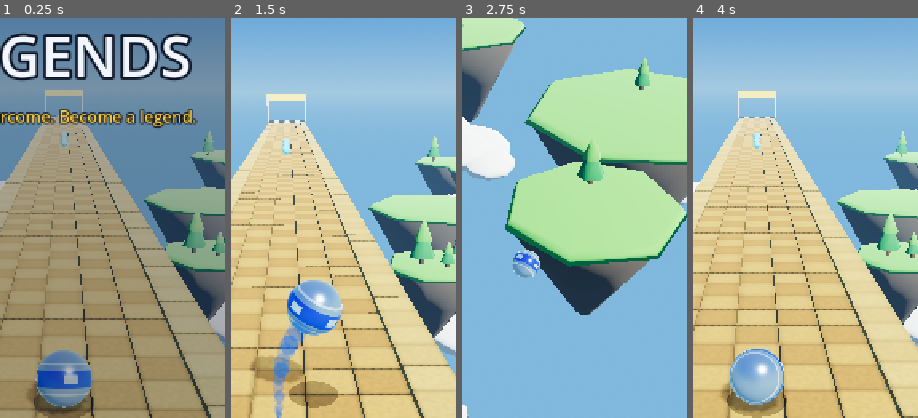
Above: before the commit, frames 1-4 (left to right).
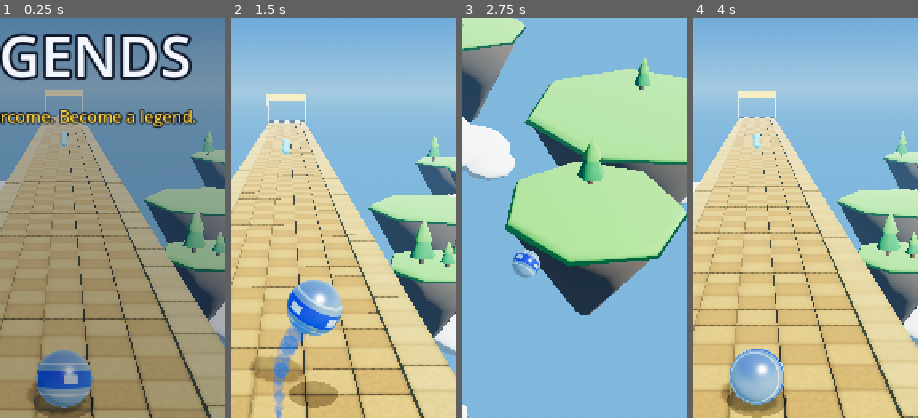
Above: after the commit, the same moments.

Repository: Shokhjakhon05/rolling-legends
Game: Godot game, scene res://scenes/main.tscn
The game is run twice, just before and just after one commit, with the same random seed, the same clock (stepped at 60 frames per second) and the same inputs.
Inputs (mouse positions are % of the whole screen's width and height, from its top left):
- Up to frame 1 (0.25 s): no input
- Up to frame 2 (1.5 s): click "▶ Play · Level 1" at 0.5 s; tap Enter (ui_accept) at 1.25 s; move the mouse to (72, 45) at 1.27 s; hold Right (ui_right) from 1.28 s (still down); click (72, 45) at 1.42 s
- Up to frame 3 (2.75 s): tap Enter (ui_accept) at 1.52 s; release Right (ui_right) at 2 s; drag from (30, 55) to (45, 70) at 2.02 s
- Up to frame 4 (4 s): click "II" at 2.75 s; click "Restart" at 3.5 s
The pictures show only the part of the screen within x 36-86%, y 19-69%; the shares and areas given below are measured in that part.

The runs differ from the first frame. In frame 1, less than 0.1% of the frame differs, in the area x 15-42%, y 86-98%; in frame 2, less than 0.1%, in the area x 9-50%, y 68-89%; in frame 3, less than 0.1%; in frame 4, less than 0.1%.

Commit message:
Balls as models (Solar Gold, Neon Reactor, Obsidian Core), ad ids chosen per build, reward tests
Co-Authored-By: Claude Opus 5.5 <noreply@anthropic.com>

Diff:
--- a/scripts/app.gd
+++ b/scripts/app.gd
@@ -337,6 +337,9 @@
 		elif arg.begins_with("--lang="):
 			Progress.language = arg.trim_prefix("--lang=")
 			Loc.refresh()
+		elif arg.begins_with("--skin="):
+			Progress.owned.append(arg.trim_prefix("--skin="))
+			Progress.skin = arg.trim_prefix("--skin=")
 		elif arg.begins_with("--stars="):
 			for n in range(1, int(arg.trim_prefix("--stars=")) + 1):
 				Progress.stars[str(n)] = 2 + n % 2
--- a/scripts/game/level_view.gd
+++ b/scripts/game/level_view.gd
@@ -32,7 +32,7 @@
 var sim: RefCounted
 var pal: Dictionary
 var camera: Camera3D
-var ball: MeshInstance3D
+var ball: Node3D
 var shadow: MeshInstance3D
 
 var _tiles: MultiMesh
@@ -597,14 +597,7 @@
 		r2 += 6
 
 func _build_ball(skin: String) -> void:
-	ball = MeshInstance3D.new()
-	var sm := SphereMesh.new()
-	sm.radius = B.BALL_RADIUS
-	sm.height = B.BALL_RADIUS * 2.0
-	sm.radial_segments = 28
-	sm.rings = 14
-	ball.mesh = sm
-	ball.material_override = Skins.material(skin)
+	ball = Skins.build(skin)
 	add_child(ball)
 	shadow = MeshInstance3D.new()
 	var disc := CylinderMesh.new()
@@ -702,7 +695,11 @@
 	return p
 
 func set_skin(skin: String) -> void:
-	ball.material_override = Skins.material(skin)
+	var at := ball.position
+	ball.queue_free()
+	ball = Skins.build(skin)
+	add_child(ball)
+	ball.position = at
 	_tint_streak(skin)
 
 # --- Per frame ----------------------------------------------------------------------------
--- a/scripts/game/skins.gd
+++ b/scripts/game/skins.gd
@@ -1,13 +1,15 @@
 ## Ball skins: purely visual. Every ball has the same radius, mass and grip.
+## A skin is a small model, not a paint job: build() returns the body plus whatever rings,
+## studs, shells and cores make that ball its own design.
 extends RefCounted
 
 const INFO := {
 	"classic": {"a": Color("aeb9c8"), "b": Color("1668f0"), "metal": 0.85, "rough": 0.22, "glow": 0.0},
 	"neon_pulse": {"a": Color("131a30"), "b": Color("22e6ff"), "metal": 0.6, "rough": 0.35, "glow": 1.6},
-	"gold_core": {"a": Color("f2b632"), "b": Color("a86a12"), "metal": 0.95, "rough": 0.22, "glow": 0.0},
+	"gold_core": {"a": Color("f5b82e"), "b": Color("5a3410"), "metal": 0.95, "rough": 0.22, "glow": 0.0},
 	"lava": {"a": Color("2a1410"), "b": Color("ff7a1a"), "metal": 0.1, "rough": 0.8, "glow": 2.0},
 	"retro_pixel": {"a": Color("3b2e7e"), "b": Color("ffd23f"), "metal": 0.0, "rough": 0.9, "glow": 0.0},
-	"storm": {"a": Color("1a1f5c"), "b": Color("b79bff"), "metal": 0.5, "rough": 0.4, "glow": 1.8},
+	"storm": {"a": Color("08090f"), "b": Color("38e8ff"), "metal": 0.7, "rough": 0.07, "glow": 1.1},
 }
 
 static var _cache := {}
@@ -59,15 +61,19 @@
 				for x in range(0, size.x, 16):
 					img.fill_rect(Rect2i(x, y, 16, 16), palette[rng.randi() % palette.size()])
 		"storm":
-			for k in 9:
-				var x := rng.randf() * size.x
-				var y := 0.0
-				while y < size.y:
-					var r := Rect2i(int(posmod(int(x), size.x)), int(y), 5, 9)
-					img.fill_rect(r, info["b"])
-					glow.fill_rect(r, info["b"])
-					x += rng.randf_range(-12, 12)
-					y += 8
+			# Thin right-angled traces, like circuitry under black glass.
+			for k in 14:
+				var x := int(rng.randf() * size.x)
+				var y := int(rng.randf_range(10, size.y - 10))
+				for leg in rng.randi_range(2, 4):
+					var run := rng.randi_range(10, 36)
+					if leg % 2 == 0:
+						glow.fill_rect(Rect2i(x, y, run, 2), info["b"])
+						x = posmod(x + run, size.x - 40)
+					else:
+						run = rng.randi_range(6, 18) * (1 if rng.randf() < 0.5 else -1)
+						glow.fill_rect(Rect2i(x, mini(y, y + run), 2, absi(run)), info["b"])
+						y = clampi(y + run, 8, size.y - 8)
 	var m := StandardMaterial3D.new()
 	m.albedo_texture = ImageTexture.create_from_image(img)
 	m.metallic = info["metal"]
@@ -77,16 +83,105 @@
 	m.clearcoat_enabled = true
 	m.clearcoat = 0.8
 	m.clearcoat_roughness = 0.12
-	m.rim_enabled = true
-	m.rim = 0.35
-	m.rim_tint = 0.4
+	# Dark balls must stay dark: a mirror finish would only show the bright sky.
+	var dark: bool = (info["a"] as Color).get_luminance() < 0.2
+	m.metallic_specular = 0.25 if dark else 0.5
+	if dark:
+		m.metallic = minf(m.metallic, 0.3)
+		m.roughness = maxf(m.roughness, 0.22)
+		m.clearcoat = 0.35
 	if info["glow"] > 0.0:
 		m.emission_enabled = true
 		m.emission_texture = ImageTexture.create_from_image(glow)
 		m.emission = Color.WHITE
+		m.emission_operator = BaseMaterial3D.EMISSION_OP_MULTIPLY   # the texture says where it glows
 		m.emission_energy_multiplier = info["glow"]
 	_cache[id] = m
 	return m
 
 static func _band(img: Image, y0: int, y1: int, c: Color) -> void:
 	img.fill_rect(Rect2i(0, y0, img.get_width(), y1 - y0), c)
+
+const R := 0.5
+
+static func _plain(color: Color, metal: float, rough: float, glow: float = 0.0) -> StandardMaterial3D:
+	var m := StandardMaterial3D.new()
+	m.albedo_color = color
+	m.metallic = metal
+	m.roughness = rough
+	if glow > 0.0:
+		m.emission_enabled = true
+		m.emission = color
+		m.emission_energy_multiplier = glow
+	return m
+
+static func _sphere(parent: Node3D, radius: float, mat: Material, at: Vector3 = Vector3.ZERO) -> MeshInstance3D:
+	var mesh := SphereMesh.new()
+	mesh.radius = radius
+	mesh.height = radius * 2.0
+	mesh.radial_segments = 32 if radius > 0.3 else 12
+	mesh.rings = 16 if radius > 0.3 else 6
+	var n := MeshInstance3D.new()
+	n.mesh = mesh
+	n.material_override = mat
+	n.position = at
+	parent.add_child(n)
+	return n
+
+## A band around the ball. [axis] is the direction the ring's hole faces.
+static func _ring(parent: Node3D, inner: float, outer: float, mat: Material, axis: Vector3) -> MeshInstance3D:
+	var mesh := TorusMesh.new()
+	mesh.inner_radius = inner
+	mesh.outer_radius = outer
+	mesh.rings = 40
+	mesh.ring_segments = 10
+	var n := MeshInstance3D.new()
+	n.mesh = mesh
+	n.material_override = mat
+	if not axis.is_equal_approx(Vector3.UP):
+		n.basis = Basis(Quaternion(Vector3.UP, axis.normalized()))
+	parent.add_child(n)
+	return n
+
+## The whole ball as a node; rotate it and everything rolls together.
+static func build(id: String) -> Node3D:
+	var root := Node3D.new()
+	match id:
+		"gold_core":      # Solar Gold: polished gold, bronze hoops, bright studs at the poles
+			# Not a pure mirror: under a blue sky mirrored gold turns green.
+			var gold := _plain(Color("ffa91a"), 0.55, 0.24, 0.22)
+			gold.metallic_specular = 0.45
+			gold.clearcoat_enabled = true
+			gold.clearcoat = 0.5
+			_sphere(root, R * 0.97, gold)
+			var bronze := _plain(Color("6a3a10"), 0.3, 0.45)
+			for axis in [Vector3.UP, Vector3.RIGHT, Vector3.BACK]:
+				_ring(root, R * 0.9, R * 1.0, bronze, axis)
+			var stud := _plain(Color("fff2b8"), 1.0, 0.1, 0.5)
+			for dir in [Vector3(1, 1, 1), Vector3(-1, 1, 1), Vector3(1, -1, 1), Vector3(1, 1, -1), Vector3(-1, -1, 1), Vector3(-1, 1, -1), Vector3(1, -1, -1), Vector3(-1, -1, -1)]:
+				_sphere(root, 0.075, stud, dir.normalized() * R * 0.93)
+		"neon_pulse":     # Neon Reactor: a burning core inside a dark glass shell and a cage
+			_sphere(root, R * 0.5, _plain(Color("12d6ff"), 0.0, 0.4, 1.15))
+			var glass := _plain(Color(0.03, 0.05, 0.16, 0.55), 0.2, 0.15)
+			glass.metallic_specular = 0.3
+			glass.transparency = BaseMaterial3D.TRANSPARENCY_ALPHA
+			glass.cull_mode = BaseMaterial3D.CULL_BACK
+			_sphere(root, R * 0.98, glass)
+			var cage := _plain(Color("141a30"), 0.3, 0.4)
+			_ring(root, R * 0.9, R * 1.0, cage, Vector3.RIGHT)
+			_ring(root, R * 0.9, R * 1.0, cage, Vector3.BACK)
+			_ring(root, R * 0.94, R * 1.0, _plain(Color("ff2fe0"), 0.0, 0.4, 1.3), Vector3.UP)
+			for side in [1.0, -1.0]:
+				_sphere(root, 0.09, _plain(Color("12d6ff"), 0.0, 0.3, 1.2), Vector3(0, side * R * 0.95, 0))
+		"storm":          # Obsidian Core: black glass with thin cyan seams
+			var body := material("storm")
+			_sphere(root, R * 0.985, body)
+			var seam := _plain(Color("18d8ff"), 0.0, 0.3, 1.25)
+			_ring(root, R * 0.975, R * 1.0, seam, Vector3(1, 0.35, 0))
+			_ring(root, R * 0.975, R * 1.0, seam, Vector3(-0.35, 1, 0.5))
+			var cap := _plain(Color("20242f"), 0.3, 0.35)
+			for side in [1.0, -1.0]:
+				_sphere(root, 0.13, cap, Vector3(side * R * 0.9, side * R * 0.32, 0).normalized() * R * 0.93)
+		_:
+			_sphere(root, R, material(id))
+	return root
--- a/scripts/services/loc.gd
+++ b/scripts/services/loc.gd
@@ -42,11 +42,11 @@
 	"hint_checkpoint": ["Кольцо — точка возврата", "The ring is your checkpoint", "Halqa — qaytish nuqtasi"],
 	"checkpoint": ["Чекпоинт!", "Checkpoint!", "Nazorat nuqtasi!"],
 	"skin_classic": ["Классика", "Classic", "Klassik"],
-	"skin_neon_pulse": ["Неоновый пульс", "Neon Pulse", "Neon puls"],
-	"skin_gold_core": ["Золотое ядро", "Gold Core", "Oltin yadro"],
+	"skin_neon_pulse": ["Неоновый реактор", "Neon Reactor", "Neon reaktor"],
+	"skin_gold_core": ["Солнечное золото", "Solar Gold", "Quyosh oltini"],
 	"skin_lava": ["Лава", "Lava", "Lava"],
 	"skin_retro_pixel": ["Ретро-пиксель", "Retro Pixel", "Retro piksel"],
-	"skin_storm": ["Шторм", "Storm", "Boʻron"],
+	"skin_storm": ["Обсидиановое ядро", "Obsidian Core", "Obsidian yadro"],
 	"selected": ["Выбран", "Selected", "Tanlangan"],
 	"select": ["Выбрать", "Select", "Tanlash"],
 	"need_level": ["Пройдите уровень %d", "Finish level %d", "%d-bosqichni oʻting"],
--- a/tests/run_tests.gd
+++ b/tests/run_tests.gd
@@ -10,6 +10,7 @@
 
 var failures := 0
 var checks := 0
+const EXPECTED_CHECKS := 200   # raise when adding checks; a lower count means a test died
 
 func check(ok: bool, what: String) -> void:
 	checks += 1
@@ -21,7 +22,7 @@
 	test_core()
 	test_levels()
 	# A script error aborts a test function without failing anything: count what ran.
-	if checks < 150:
+	if checks < EXPECTED_CHECKS:
 		failures += 1
 		print("  FAIL: only %d checks ran - a test stopped early" % checks)
 	print("\n%s (%d failure(s))" % ["TESTS FAILED" if failures > 0 else "ALL TESTS PASSED", failures])
@@ -85,6 +86,19 @@
 	check(sim.checkpoint == 0, "a checkpoint is activated by rolling through it")
 	check(sim.stars() == 3, "all crystals and no falls is three stars")
 
+	# Progress: a level's first-clear bonus is paid once, stars never go down.
+	var P: Node = load("res://scripts/services/progress.gd").new()
+	P.persist = false
+	P.stars = {}
+	P.crystals = 0
+	var first: Dictionary = P.finish_level(1, 2, 12.0, 3)
+	var again: Dictionary = P.finish_level(1, 1, 15.0, 3)
+	check(first["first"] and first["reward"] == 13, "first clear pays the crystals and the bonus")
+	check(not again["first"] and again["reward"] == 3, "a replay pays only what was collected")
+	check(P.stars_of(1) == 2, "a worse replay does not lower the stars")
+	check(P.unlocked(2) and not P.unlocked(3), "levels open one at a time")
+	P.free()
+
 	# Determinism: the same inputs give the same run.
 	var a: RefCounted = Bot.play(LevelDb.track(2))
 	var b: RefCounted = Bot.play(LevelDb.track(2))
Not shown, changed: .github/workflows/build.yml
Not shown, changed: .github/workflows/smoke.yml
Not shown, changed: DEVELOPMENT_STATE.md
